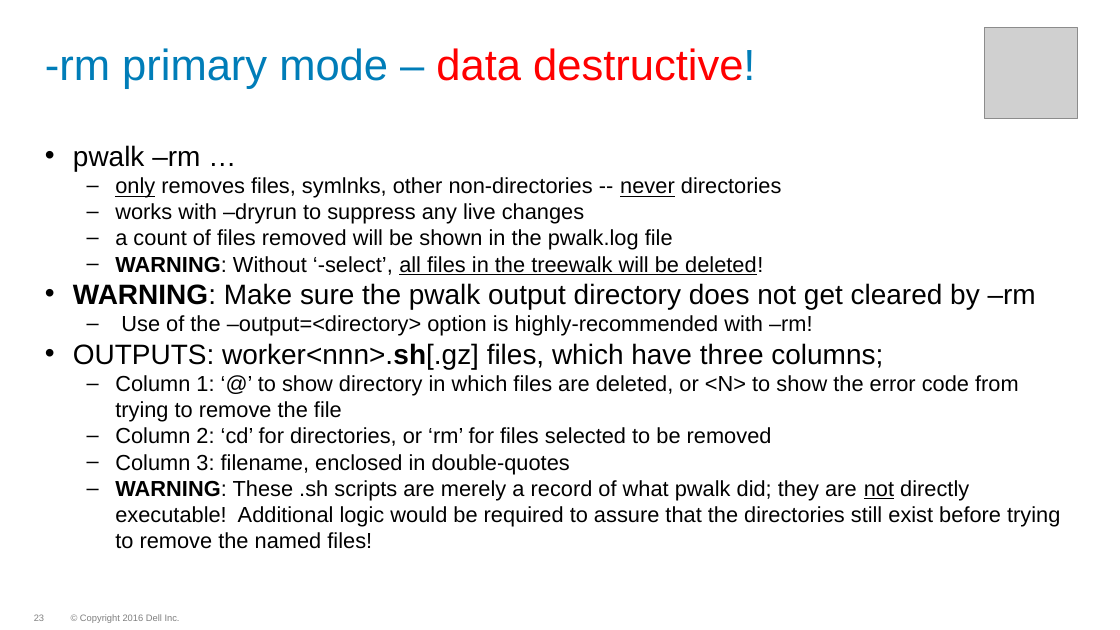
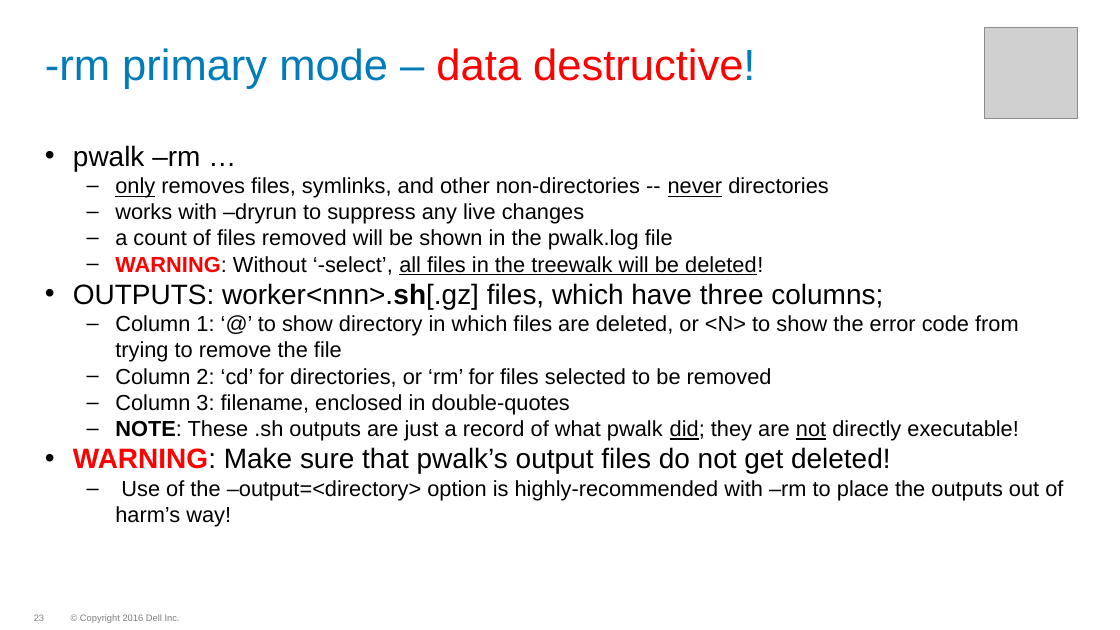
Before and after one commit to WhizBob/pwalk, a slide deck: slide 23 of doc/pwalk_slides.pptx. Drawn at 1120x630 pixels with LibreOffice and Linux fonts; fonts in the diff are those of the drawing; grey boxes stand for pictures; background and template pictures are left out. Boxes give left, top, right and bottom in pixels: in the first picture for what was removed or moved away, otherwise in the second. Text is boxed around its words. In the diff, an @@ line names an element or a change of style, - is before the commit and + after.

```diff
--- a/doc/pwalk_slides.pptx
+++ b/doc/pwalk_slides.pptx
@@ text at [115, 177, 829, 198]: text changed @@
-  – only removes files, symlnks, other non-directories -- never directories
+  – only removes files, symlinks, and other non-directories -- never directories
@@ text at [115, 256, 763, 275]: text colour #000000 to #FF0000 in "WARNING:" @@
@@ text at [73, 283, 1036, 336]: paragraphs removed @@
-• WARNING: Make sure the pwalk output directory does not get cleared by –rm
-  – Use of the –output=<directory> option is highly-recommended with –rm!
@@ text at [73, 420, 1063, 527]: text changed @@
-  – WARNING: These .sh scripts are merely a record of what pwalk did; they are not directly executable! Additional logic would be required to assure that the directories still exist before trying to remove the named files!
+  – NOTE: These .sh outputs are just a record of what pwalk did; they are not directly executable!
+• WARNING: Make sure that pwalk’s output files do not get deleted!
+  – Use of the –output=<directory> option is highly-recommended with –rm to place the outputs out of harm’s way!
```
Also in this commit, not shown: 1 other file.
